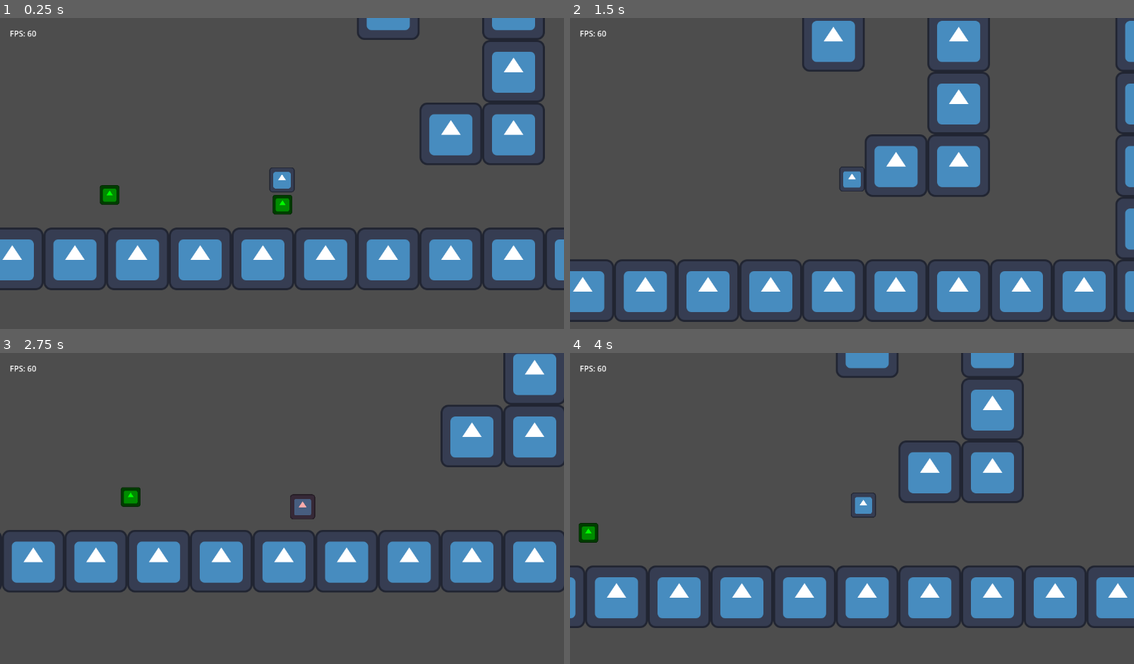
Above: before the commit, frames 1-4 (two rows, left to right).
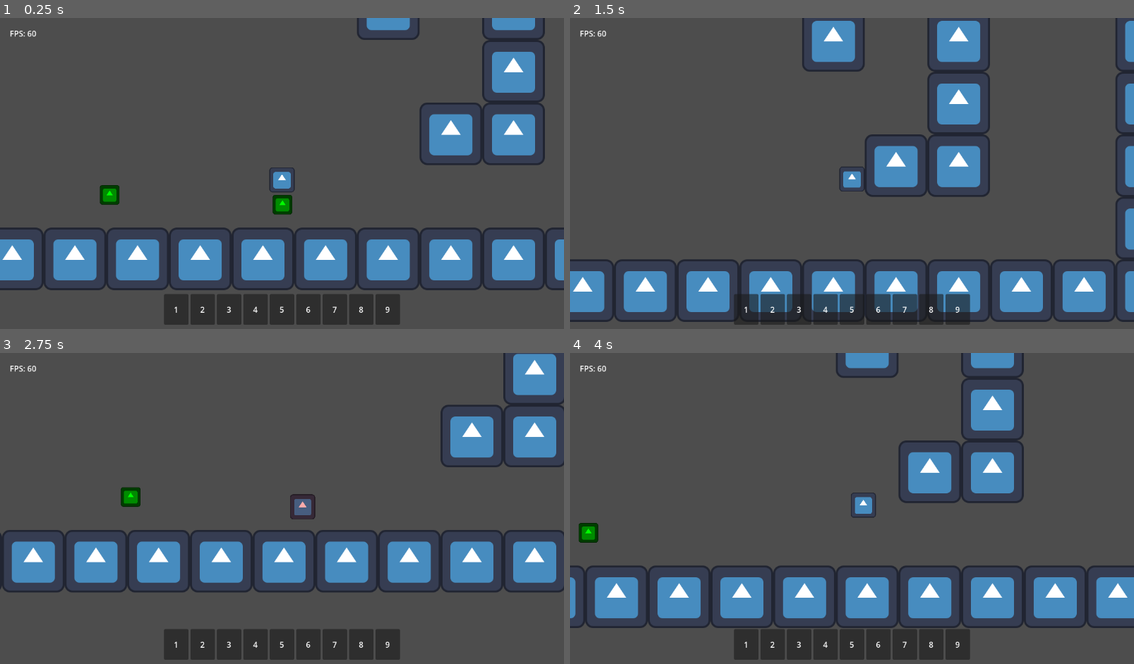
Above: after the commit, the same moments.

Repository: TheHumanMRP/RPG-Life-Tracker
Game: Godot game, scene res://Folders/Systems/Main/Scenes/main_scene.tscn
Same seed, same stepped clock (60 frames per second), same inputs: the game is played once before the commit and once after it. The engine's default icon, where the game draws it, is replaced by a stand-in: a white triangle on a blue panel in a dark square.
Inputs (mouse positions are in pixels of both pictures, inside the frame that each line leads up to):
- Up to frame 1 (0.25 s): no input
- Up to frame 2 (1.5 s): move the mouse to (976, 161) at 0.52 s; hold D (move_right) 0.53-1.25 s; tap T (add_test_sword) at 0.6 s; click (976, 161) at 0.67 s; tap Space (jump) at 0.77 s; drag from (739, 192) to (648, 235) at 1.27 s
- Up to frame 3 (2.75 s): move the mouse to (338, 443) at 2.02 s; hold A (move_left) from 2.03 s (still down); tap T (add_test_sword) at 2.1 s
- Up to frame 4 (4 s): release A (move_left) at 2.75 s; drag from (823, 573) to (795, 502) at 2.77 s; move the mouse to (1021, 558) at 3.52 s; hold D (move_right) from 3.53 s (still down); tap T (add_test_sword) at 3.6 s; tap Space (jump) at 3.77 s

The runs differ from the first frame. In frame 1, 3.7% of the frame differs, in the area x 29-71%, y 88-99%; in frame 2, 3.4%; in frame 3, 3.7%; in frame 4, 3.7%.
Error before the commit: Invalid access to property or key 'inventory_items_data' on a base object of type 'Nil'. (res://Folders/Systems/Inventory_System/Scripts/Inventory/inventory_lo…
Error after the commit: Invalid access to property or key 'player' on a base object of type 'Dictionary'. (res://Folders/Systems/Inventory_System/Scripts/Inventory/inventory_logic_com…

Commit message:
Auto commit at 2026-07-29 22:20:18

Diff:
--- a/Folders/Systems/Inventory_System/Scripts/testing.gd
+++ b/Folders/Systems/Inventory_System/Scripts/testing.gd
@@ -6,7 +6,7 @@
 
 func test() -> void:
 	pass
-	inventory_component.inventory_name = Global.PLAYER_INVENTORY_NAME
+	inventory_component.setup(Global.PLAYER_INVENTORY_NAME)
 
 	inventory_component.print_all_items()
 	inventory_component.clear_inventory()
--- a/project.godot
+++ b/project.godot
@@ -19,10 +19,10 @@
 
 SignalBus="*uid://dackuyp70bkog"
 Global="*uid://b0m21w7a3y3rf"
-SaveCycleManager="*uid://3qrpfuo82m1t"
 InfoGetter="*uid://cbhg7hkcjf8py"
 AllGlobalItemsManager="*uid://ge8m2q1sbkg4"
 Signal_Debugger="*uid://bbuwm0mpypy50"
+SaveCycleManager="*uid://h2j1arx22jnu"
 
 [debug]
 
